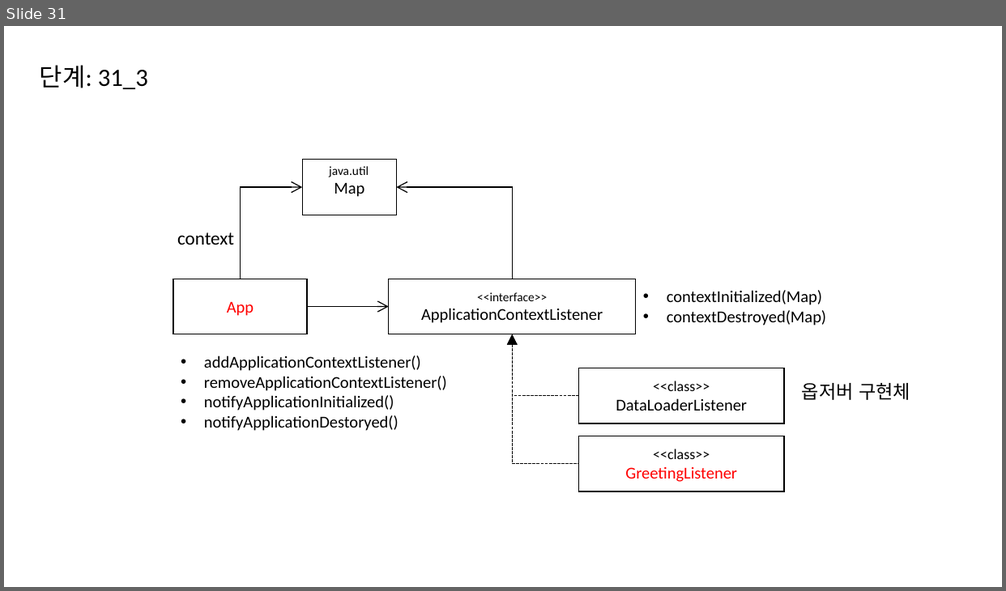
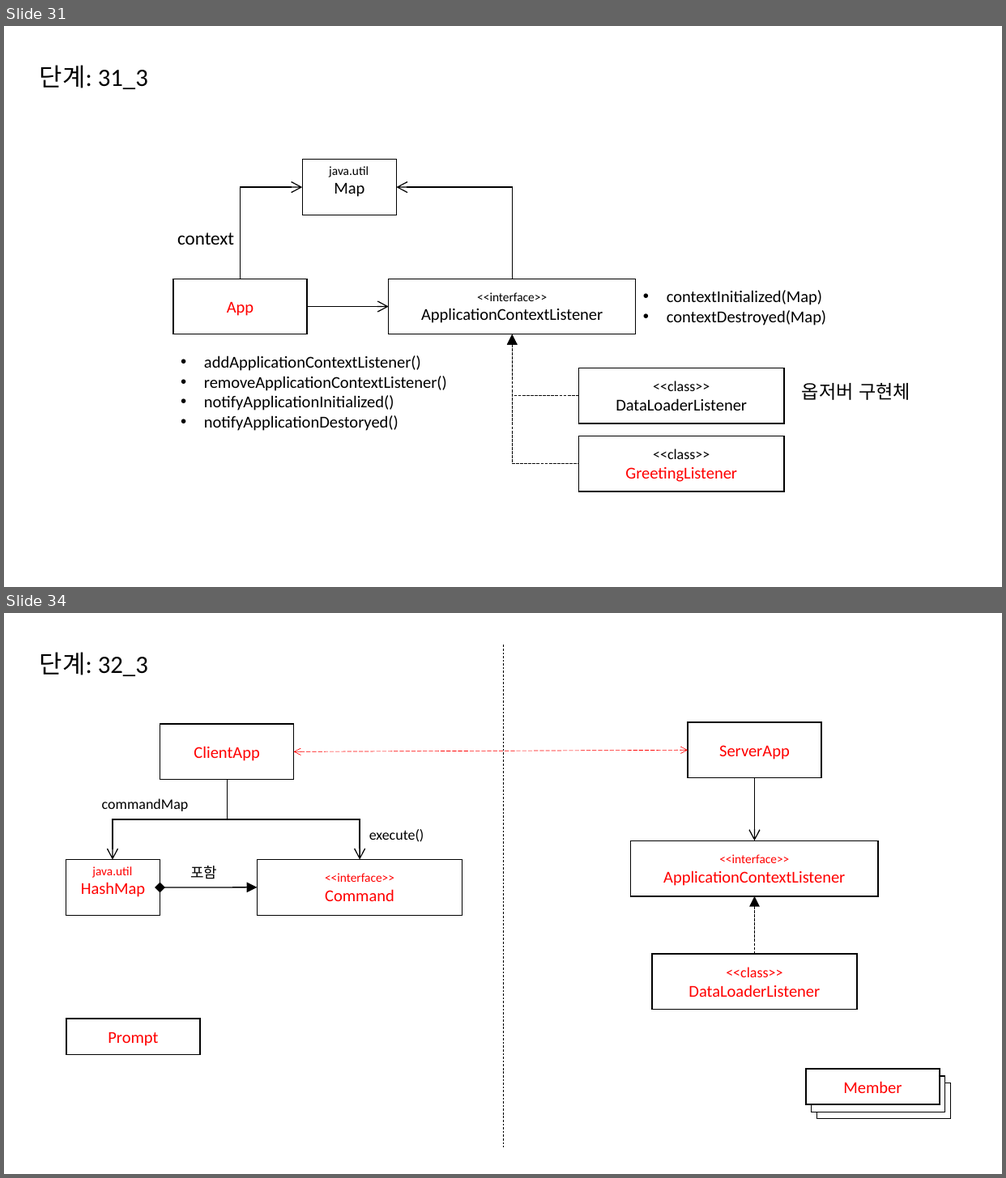
Before and after one commit to eomjinyoung/bitcamp-20191202, a slide deck: ClassDiagram.pptx. Shown one above the other, each under a label of ours: slide 31 before the commit, slides 31 and 34 after it; the slides between them are not shown. The pictures are 1006x591 and 1006x1178 pixels, drawn with LibreOffice and Linux fonts; fonts in the diff are those of the drawing. Boxes give left, top, right and bottom in pixels: in the first picture for what was removed or moved away, otherwise in the second. Text is boxed around its words. In the diff, an @@ line names an element or a change of style, - is before the commit and + after.

```diff
--- a/ClassDiagram.pptx
+++ b/ClassDiagram.pptx
@@ slide 34 added at box(4, 613, 1002, 1174), background #FFFFFF @@
@@ text added at box(40, 652, 148, 676), 24 pt, text #000000 @@
+단계: 32_3
@@ line added from (503, 645) to (503, 1148), #000000 0.5 pt dashed @@
@@ rectangle added at box(160, 724, 294, 779), outline #000000 1 pt, 16 pt, text #FF0000 @@
+ClientApp
@@ rectangle added at box(688, 722, 821, 777), outline #000000 1 pt, 16 pt, text #FF0000 @@
+ServerApp
@@ double arrow added from (294, 752) to (688, 750), #FF0000 0.5 pt dashed @@
@@ elbow arrow added from (227, 780) to (113, 860), #000000 1 pt @@
@@ elbow arrow added from (227, 780) to (360, 860), #000000 1 pt @@
@@ arrow added from (755, 777) to (755, 841), #000000 1 pt @@
@@ text added at box(102, 798, 189, 811), 14 pt, text #000000 @@
+commandMap
@@ text added at box(369, 829, 424, 842), 14 pt, text #000000 @@
+execute()
@@ rectangle added at box(632, 841, 879, 896), outline #000000 1 pt, 16 pt, text #FF0000 @@
+<<interface>>
+ApplicationContextListener
@@ rectangle added at box(66, 860, 160, 915), outline #000000 1 pt, 16 pt, text #FF0000 @@
+HashMap
@@ text added at box(92, 867, 132, 878), 12 pt, text #FF0000 @@
+java.util
@@ text added at box(190, 866, 217, 879), 14 pt, text #000000 @@
+포함
@@ rectangle added at box(257, 860, 462, 915), outline #000000 1 pt, 12 pt, text #FF0000 @@
+<<interface>>
+Command
@@ double arrow added from (160, 888) to (257, 888), #000000 1 pt @@
@@ elbow arrow added from (755, 954) to (755, 897), #000000 1 pt dashed @@
@@ rectangle added at box(652, 954, 858, 1010), outline #000000 1 pt, 16 pt, text #FF0000 @@
+<<class>>
+DataLoaderListener
@@ rectangle added at box(66, 1019, 200, 1054), outline #000000 1 pt, 16 pt, text #FF0000 @@
+Prompt
@@ rectangle added at box(806, 1069, 940, 1105), fill #FFFFFF, outline #000000 1 pt, 16 pt, text #FF0000 @@
+Member
@@ rectangle added at box(812, 1076, 946, 1112), fill #FFFFFF, outline #000000 1 pt, 16 pt, text #FF0000 @@
+Board
@@ rectangle added at box(817, 1083, 951, 1119), fill #FFFFFF, outline #000000 1 pt, 16 pt, text #FF0000 @@
+Lesson
```
Also in this commit, not shown: 10 other slides added, 2 other files.
